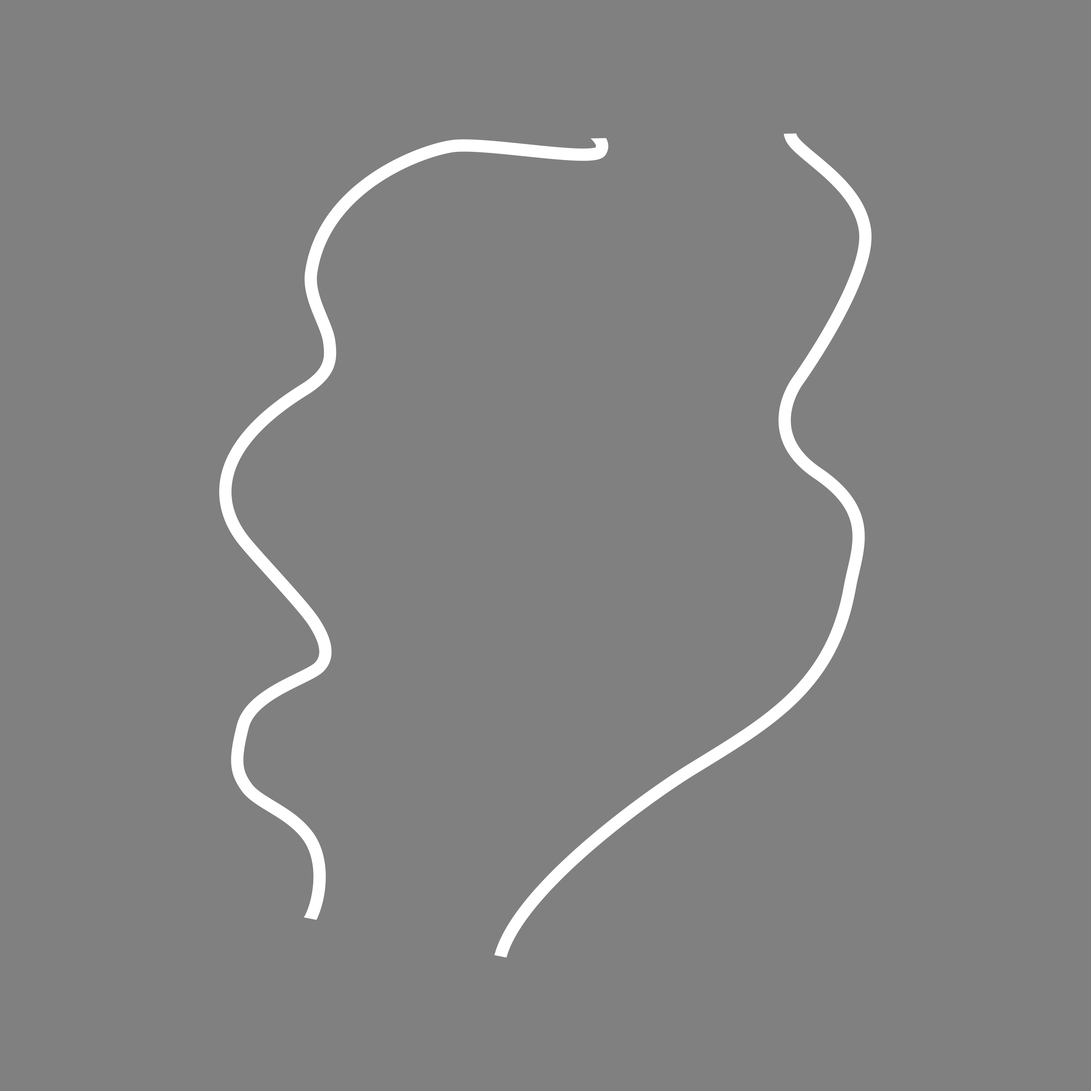
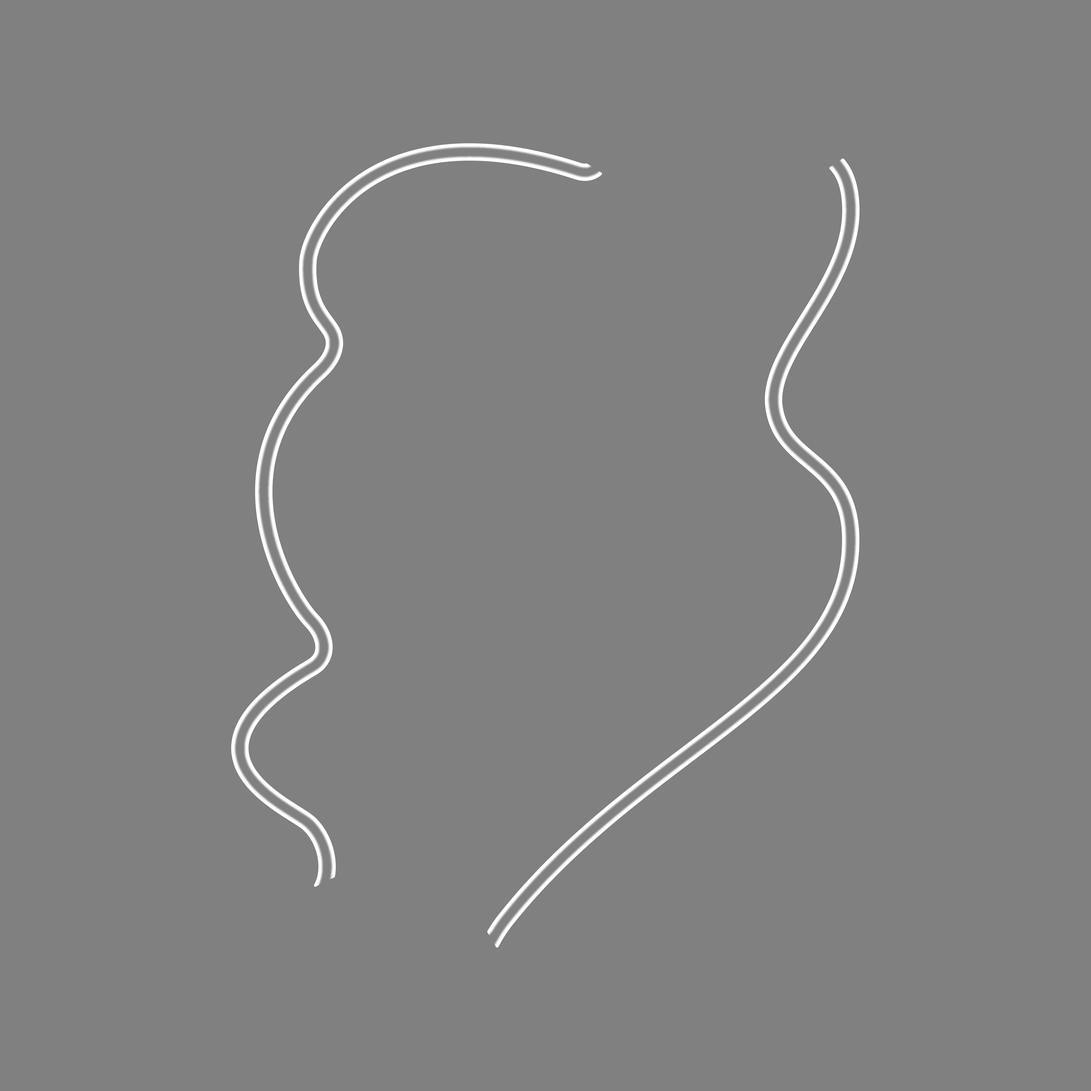
Layers edited between the first and the second w=1091, h=1091 image:
painted on "Vector Smart Object" over [219, 133, 872, 958]
